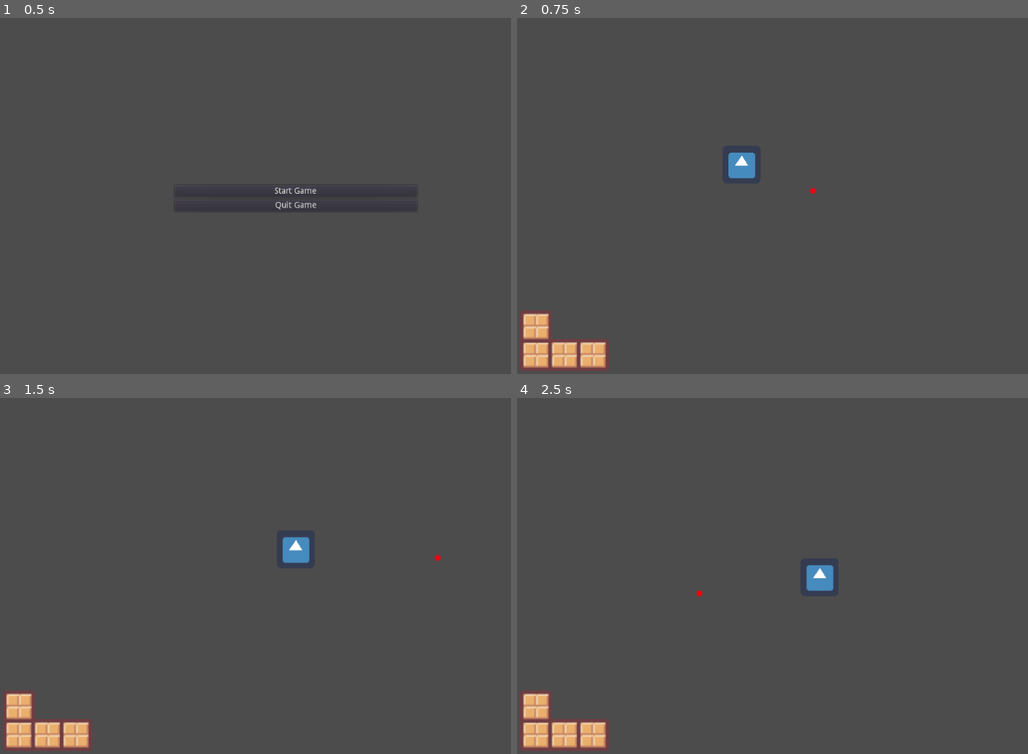
Above: before the commit, frames 1-4 (two rows, left to right).
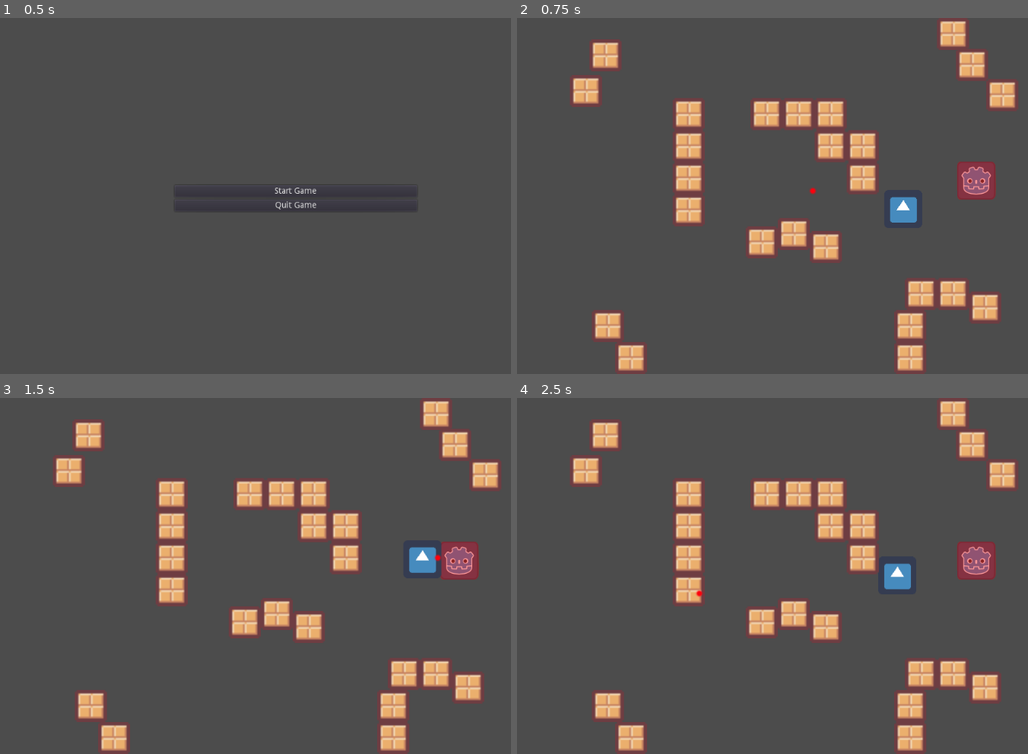
Above: after the commit, the same moments.

Repository: BusterGames/2Dplatformer
Game: Godot game, scene res://scenes/Mainmenu.tscn
Two runs of this game, one before a commit and one after it. Both use one fixed random seed, a clock stepped at 60 frames per second and the inputs below. The engine's default icon, where the game draws it, is replaced by a stand-in: a white triangle on a blue panel in a dark square.
Inputs (mouse positions are in pixels of both pictures, inside the frame that each line leads up to):
- Up to frame 1 (0.5 s): no input
- Up to frame 2 (0.75 s): click "Start Game" at 0.5 s
- Up to frame 3 (1.5 s): tap Enter at 1.25 s; move the mouse to (439, 558) at 1.27 s; press the mouse at (439, 558) at 1.28 s
- Up to frame 4 (2.5 s): move the mouse to (700, 593) at 2.02 s; release the mouse at (700, 593) at 2.03 s; click (700, 593) at 2.1 s

Frame 1 is identical in both runs. In frame 2, 17% of the frame differs, in the area x 0-99%, y 0-100%; in frame 3, 17%; in frame 4, 17%.

Commit message:
enemy

Diff:
--- /dev/null
+++ b/TileMap.tscn
@@ -0,0 +1,8 @@
+[gd_scene load_steps=2 format=2]
+
+[sub_resource type="TileSet" id=1]
+
+[node name="TileMap" type="TileMap"]
+tile_set = SubResource( 1 )
+bake_navigation = true
+format = 1
--- a/scenes/GameLevel.tscn
+++ b/scenes/GameLevel.tscn
@@ -1,33 +1,123 @@
-[gd_scene load_steps=5 format=2]
+[gd_scene load_steps=7 format=2]
 
 [ext_resource path="res://entity/world/tileBlock.tscn" type="PackedScene" id=1]
 [ext_resource path="res://entity/player.tscn" type="PackedScene" id=2]
 [ext_resource path="res://entity/mouseClick.tscn" type="PackedScene" id=3]
 [ext_resource path="res://scripts/GameLevel.gd" type="Script" id=4]
+[ext_resource path="res://scripts/entity/Enemy.tscn" type="PackedScene" id=5]
+[ext_resource path="res://TileMap.tscn" type="PackedScene" id=6]
 
 [node name="Node2D" type="Node2D"]
 script = ExtResource( 4 )
 
-[node name="TileMap" type="TileMap" parent="."]
-format = 1
+[node name="LevelNavigation" type="Navigation2D" parent="."]
+
+[node name="TileMap" parent="LevelNavigation" instance=ExtResource( 6 )]
+
+[node name="KinematicBody2D" parent="." instance=ExtResource( 5 )]
+position = Vector2( 773, 274 )
 
 [node name="Sprite" parent="." instance=ExtResource( 2 )]
-position = Vector2( 378, 247 )
+position = Vector2( 650, 322 )
 
 [node name="Node2D" parent="." instance=ExtResource( 1 )]
-position = Vector2( 32, 568 )
+position = Vector2( 582, 216 )
 scale = Vector2( 1.5, 1.5 )
 
 [node name="Node2D2" parent="." instance=ExtResource( 1 )]
-position = Vector2( 80, 568 )
+position = Vector2( 420, 162 )
 scale = Vector2( 1.5, 1.5 )
 
 [node name="Node2D3" parent="." instance=ExtResource( 1 )]
-position = Vector2( 32, 520 )
+position = Vector2( 474, 162 )
 scale = Vector2( 1.5, 1.5 )
 
 [node name="Node2D4" parent="." instance=ExtResource( 1 )]
-position = Vector2( 128, 568 )
+position = Vector2( 289, 324 )
 scale = Vector2( 1.5, 1.5 )
 
 [node name="MouseSprite" parent="." instance=ExtResource( 3 )]
+
+[node name="Node2D5" parent="." instance=ExtResource( 1 )]
+position = Vector2( 528, 162 )
+scale = Vector2( 1.5, 1.5 )
+
+[node name="Node2D6" parent="." instance=ExtResource( 1 )]
+position = Vector2( 528, 216 )
+scale = Vector2( 1.5, 1.5 )
+
+[node name="Node2D7" parent="." instance=ExtResource( 1 )]
+position = Vector2( 582, 270 )
+scale = Vector2( 1.5, 1.5 )
+
+[node name="Node2D8" parent="." instance=ExtResource( 1 )]
+position = Vector2( 289, 270 )
+scale = Vector2( 1.5, 1.5 )
+
+[node name="Node2D9" parent="." instance=ExtResource( 1 )]
+position = Vector2( 289, 216 )
+scale = Vector2( 1.5, 1.5 )
+
+[node name="Node2D10" parent="." instance=ExtResource( 1 )]
+position = Vector2( 289, 162 )
+scale = Vector2( 1.5, 1.5 )
+
+[node name="Node2D11" parent="." instance=ExtResource( 1 )]
+position = Vector2( 520, 386 )
+scale = Vector2( 1.5, 1.5 )
+
+[node name="Node2D12" parent="." instance=ExtResource( 1 )]
+position = Vector2( 466, 364 )
+scale = Vector2( 1.5, 1.5 )
+
+[node name="Node2D13" parent="." instance=ExtResource( 1 )]
+position = Vector2( 412, 378 )
+scale = Vector2( 1.5, 1.5 )
+
+[node name="Node2D14" parent="." instance=ExtResource( 1 )]
+position = Vector2( 192, 573 )
+scale = Vector2( 1.5, 1.5 )
+
+[node name="Node2D15" parent="." instance=ExtResource( 1 )]
+position = Vector2( 153, 519 )
+scale = Vector2( 1.5, 1.5 )
+
+[node name="Node2D16" parent="." instance=ExtResource( 1 )]
+position = Vector2( 788, 488 )
+scale = Vector2( 1.5, 1.5 )
+
+[node name="Node2D17" parent="." instance=ExtResource( 1 )]
+position = Vector2( 734, 465 )
+scale = Vector2( 1.5, 1.5 )
+
+[node name="Node2D18" parent="." instance=ExtResource( 1 )]
+position = Vector2( 680, 465 )
+scale = Vector2( 1.5, 1.5 )
+
+[node name="Node2D19" parent="." instance=ExtResource( 1 )]
+position = Vector2( 662, 573 )
+scale = Vector2( 1.5, 1.5 )
+
+[node name="Node2D20" parent="." instance=ExtResource( 1 )]
+position = Vector2( 662, 519 )
+scale = Vector2( 1.5, 1.5 )
+
+[node name="Node2D21" parent="." instance=ExtResource( 1 )]
+position = Vector2( 116, 123 )
+scale = Vector2( 1.5, 1.5 )
+
+[node name="Node2D22" parent="." instance=ExtResource( 1 )]
+position = Vector2( 149, 63 )
+scale = Vector2( 1.5, 1.5 )
+
+[node name="Node2D23" parent="." instance=ExtResource( 1 )]
+position = Vector2( 817, 130 )
+scale = Vector2( 1.5, 1.5 )
+
+[node name="Node2D24" parent="." instance=ExtResource( 1 )]
+position = Vector2( 766, 79 )
+scale = Vector2( 1.5, 1.5 )
+
+[node name="Node2D25" parent="." instance=ExtResource( 1 )]
+position = Vector2( 734, 27 )
+scale = Vector2( 1.5, 1.5 )
--- /dev/null
+++ b/scripts/entity/Enemy.gd
@@ -0,0 +1,47 @@
+extends KinematicBody2D
+
+export(int) var SPEED: int = 40
+var velocity: Vector2 = Vector2.ZERO
+
+var path: Array = []
+var levelNavigation: Navigation2D = null
+var player = null
+
+
+func _ready():
+	yield(get_tree(), "idle_frame")
+	var tree = get_tree()
+	if tree.has_group("LevelNavigation"):
+		levelNavigation = tree.get_nodes_in_group("levelNavigation")[0]
+		if tree.has_group("player"):
+			player = tree.get_nodes_in_group("player")[0]
+
+
+onready var line2d = $Line2D
+
+func _physics_process(delta):
+	line2d.global_position = Vector2.ZERO
+	if player and levelNavigation:
+		generate_path()
+		navigate()
+	move()
+
+func navigate():
+	if path.size() > 0:
+		velocity = global_position.direction_to(path[1]) * SPEED
+
+
+		if global_position == path[0]:
+			path.pop_front()
+
+
+
+
+func generate_path():
+	if levelNavigation != null and player != null:
+		path = levelNavigation.get_simple_path(global_position, player.global_position, false)
+		line2d.points = path
+
+
+func move():
+	velocity = move_and_slide(velocity)
--- /dev/null
+++ b/scripts/entity/Enemy.tscn
@@ -0,0 +1,18 @@
+[gd_scene load_steps=4 format=2]
+
+[ext_resource path="res://scripts/entity/Enemy.gd" type="Script" id=1]
+[ext_resource path="res://red.png" type="Texture" id=2]
+
+[sub_resource type="RectangleShape2D" id=1]
+extents = Vector2( 33, 32 )
+
+[node name="KinematicBody2D" type="KinematicBody2D"]
+script = ExtResource( 1 )
+
+[node name="Sprite" type="Sprite" parent="."]
+texture = ExtResource( 2 )
+
+[node name="CollisionShape2D" type="CollisionShape2D" parent="."]
+shape = SubResource( 1 )
+
+[node name="Line2D" type="Line2D" parent="."]
--- a/scripts/entity/player.gd
+++ b/scripts/entity/player.gd
@@ -6,11 +6,11 @@
 var velocity = Vector2()
 
 func _input(event):
-    if event.is_action_pressed("click"):
-        target = get_global_mouse_position()
+	if event.is_action_pressed("click"):
+		target = get_global_mouse_position()
 
 func _physics_process(_delta):
-    velocity = position.direction_to(target) * speed
-    # look_at(target)
-    if position.distance_to(target) > 5:
-        velocity = move_and_slide(velocity)
+	velocity = position.direction_to(target) * speed
+	# look_at(target)
+	if position.distance_to(target) > 5:
+		velocity = move_and_slide(velocity)
Binary file added: red.png
Not shown, added: red.png.import
